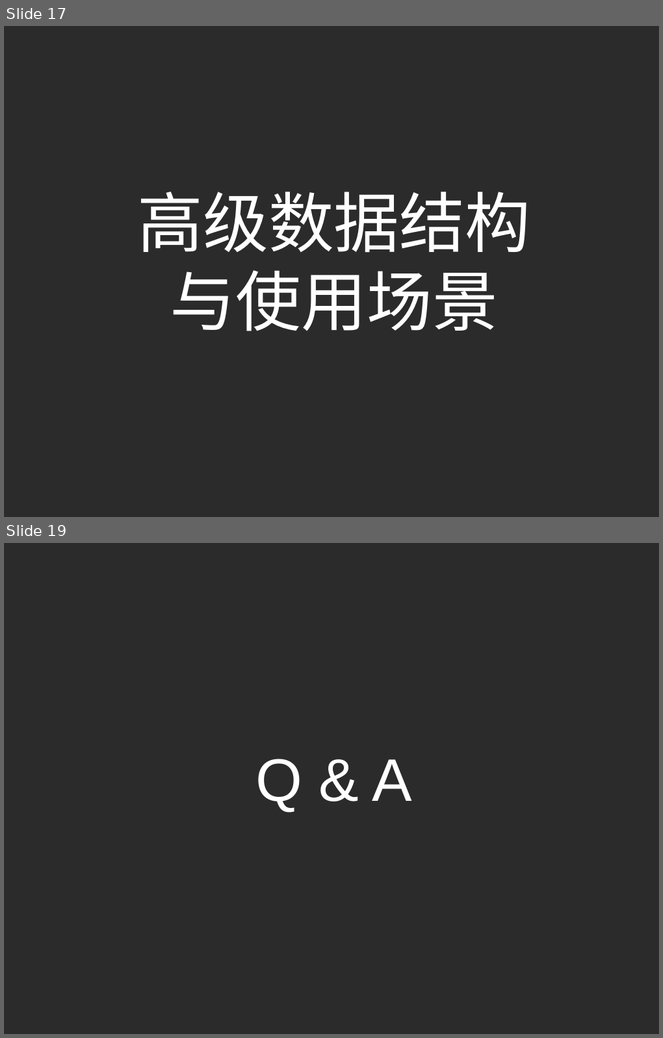
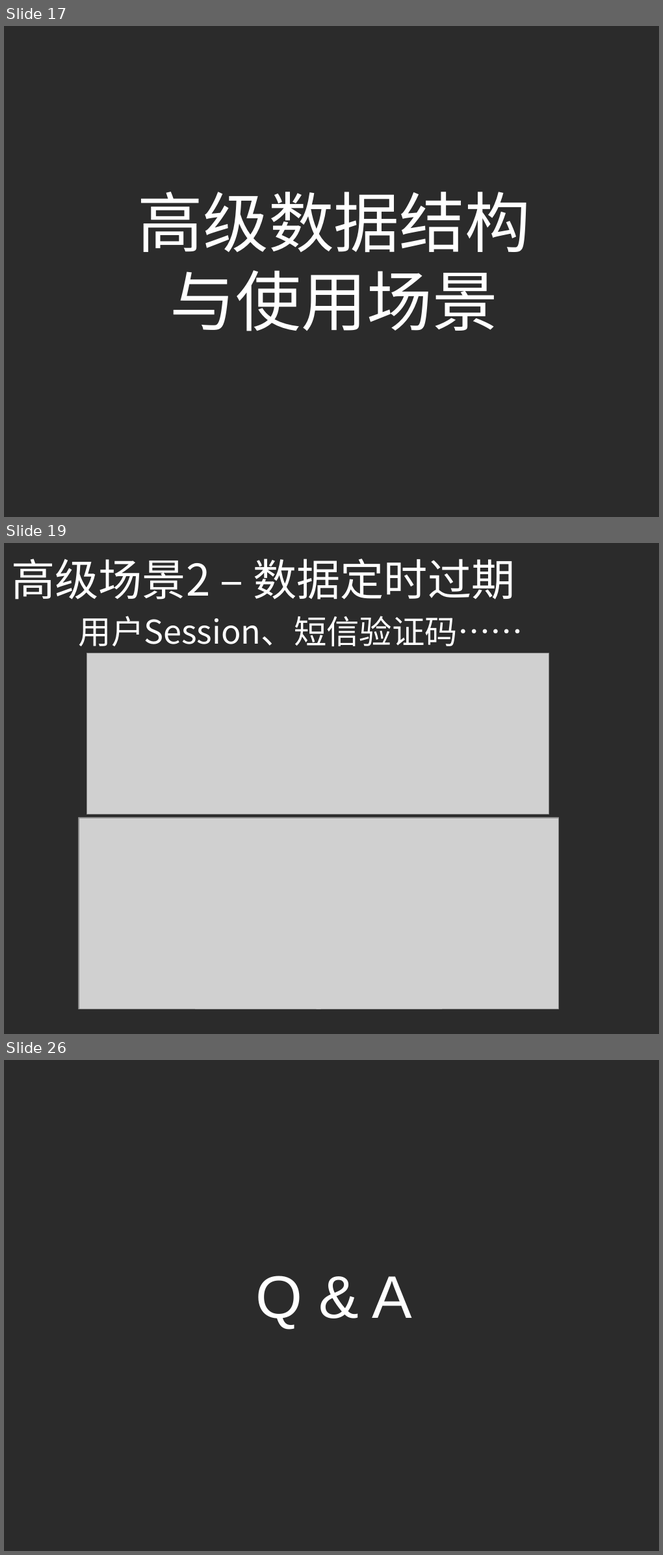
Before and after one commit to yellowb/redis-application-sharing, a slide deck: doc/SD_EP01_Redis_Adv_Application.pptx. Shown one above the other, each under a label of ours: slides 17 and 19 before the commit, slides 17, 19 and 26 after it; the slides between them are not shown. The pictures are 663x1038 and 663x1555 pixels, drawn with LibreOffice and Linux fonts; fonts in the diff are those of the drawing; grey boxes stand for pictures; background and template pictures are left out; a plain dark background stands for a picture behind light text. Boxes give left, top, right and bottom in pixels: in the first picture for what was removed or moved away, otherwise in the second. Text is boxed around its words. In the diff, an @@ line names an element or a change of style, - is before the commit and + after.

```diff
--- a/doc/SD_EP01_Redis_Adv_Application.pptx
+++ b/doc/SD_EP01_Redis_Adv_Application.pptx
@@ slide 19 added at box(4, 543, 659, 1034), background picture (left out) @@
@@ text added at box(11, 559, 515, 600), 48 pt, text #FFFFFF @@
+高级场景2 – 数据定时过期
@@ text added at box(79, 616, 523, 646), 36 pt, text #FFFFFF @@
+用户Session、短信验证码……
@@ picture added at box(87, 653, 549, 814) @@
@@ picture added at box(79, 818, 558, 1010) @@
@@ what was slide 19 is now slide 26 @@
```
Also in this commit, not shown: 1 slide changed, 6 other slides added.
